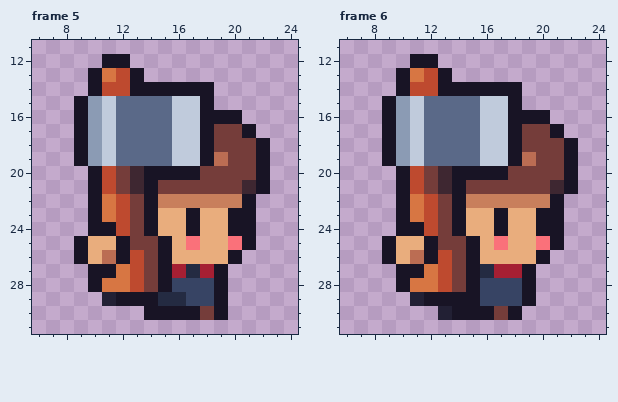
Pixel-art file -- assets/personagens/Sprite-0001.aseprite. The first picture shows the starting point.
32x32 pixels, 8 frames. Colours within 5 levels of each other are drawn and written as one. Shown: frame 5: x 6..24, y 11..31; frame 6: x 6..24, y 11..31. The commit also changed other frames, which this record leaves out.
And afterwards:
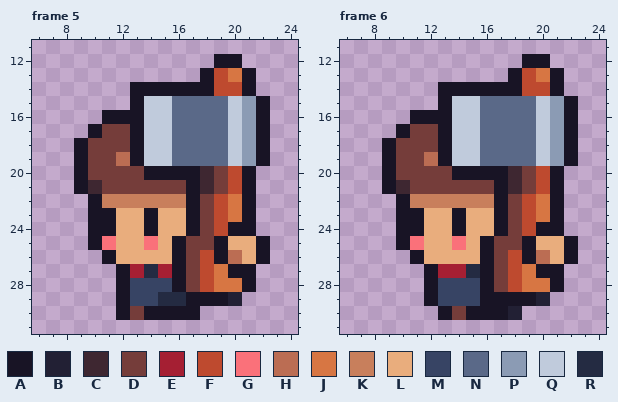
Palette (. is transparent): A #181425  B #222034  C #3e2731  D #753d3a  E #a51f33  F #be4a2f  G #fa717a  H #bb6d53  J #d77643  K #c87f5c  L #e9ad7d  M #374464  N #5a6988  P #8b9bb4  Q #c0cbdc  R #242b42
From old to new:
Changed rows in their new state; - is an unchanged pixel.
Frame 5:
first column x 9:
12 --..------AA--
13 -....----AFJA-
14 -...------FFA-
15 ....AQQNNNNQPA
16 ..AAAQQNNNNQPA
17 .ADDAQQNNNNQPA
18 -DDDAQQNNNNQP-
19 -DDHAQQNNNNQP-
20 ADD-D----C-FA.
21 ACD-DD--AC-FA.
22 --KKKK--ADFJ--
23 --ALL----DFJ--
24 ---LL----DF---
25 .AGLLGLADDALLA
26 ..ALLLLADFAHLA
27 -..AEREADFJAA-
28 -..AMMMADFJJA-
29 --.-MM--AA-B--
30 ---AD----..---
Frame 6:
first column x 9:
12 --..------AA--
13 -....----AFJA-
14 -...------FFA-
15 ....AQQNNNNQPA
16 ..AAAQQNNNNQPA
17 .ADDAQQNNNNQPA
18 -DDDAQQNNNNQP-
19 -DDHAQQNNNNQP-
20 ADD-D----C-FA.
21 ACD-DD--AC-FA.
22 --KKKK--ADFJ--
23 --ALL----DFJ--
24 ---LL----DF---
25 .AGLLGLADDALLA
26 ..ALLLLADFAHLA
27 -..AEERADFJAA-
28 -..AMMMADFJJA-
29 --.-MMMAAA-B--
30 ----AD--AB----
Pixel boxes of the changes (left, top, right, bottom) in both pictures:
changed: (74, 54, 270, 320)
changed: (382, 54, 578, 320)
